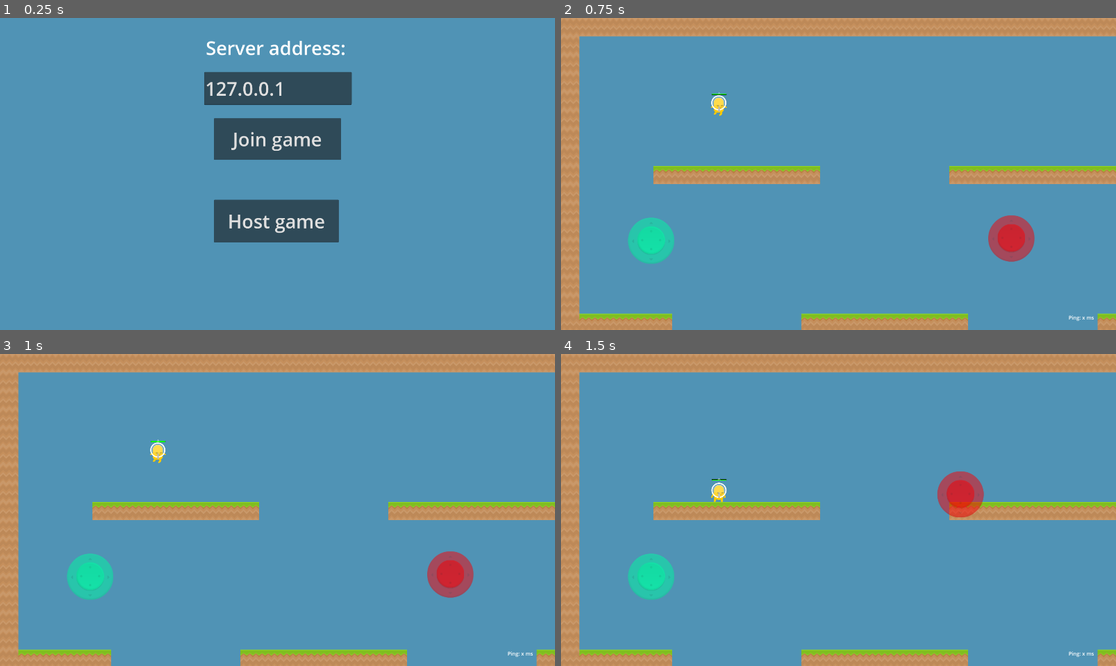
Above: before the commit, frames 1-4 (two rows, left to right).
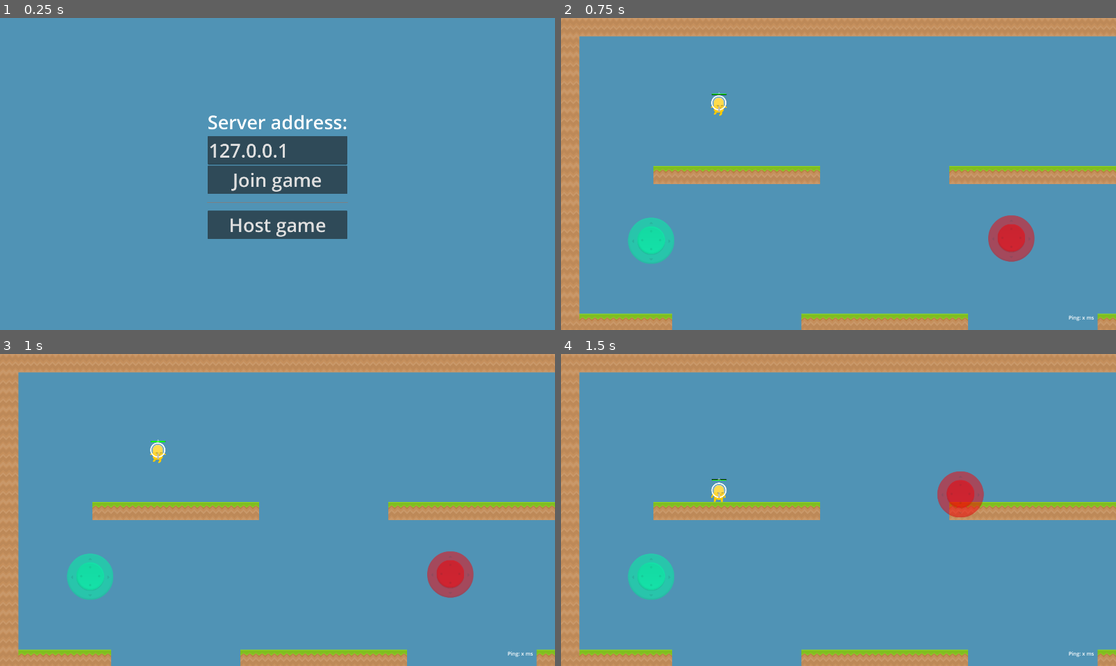
Above: after the commit, the same moments.

Repository: pekuja/rocket-tag-mobile
Game: Godot game, scene res://scenes/main_menu.tscn
Same seed, same stepped clock (60 frames per second), same inputs: the game is played once before the commit and once after it.
Inputs (mouse positions are in pixels of both pictures, inside the frame that each line leads up to):
- Up to frame 1 (0.25 s): no input
- Up to frame 2 (0.75 s): click "Join game" at 0.5 s
- Up to frame 3 (1 s): no input
- Up to frame 4 (1.5 s): move the mouse to (960, 494) at 1.27 s; click (960, 494) at 1.42 s

The runs differ from the first frame. In frame 1, 9.7% of the frame differs, in the area x 36-64%, y 7-72%; in frame 2, nothing differs; in frame 3, nothing differs; in frame 4, nothing differs.

Commit message:
Added some UI layout nodes to make the main menu appear more consistent
Using horizontal and vertical flow containers to lay it out. I would have expected the manually positioned UI elements to work well enough, but for some reason it appeared very differently on mobile. Now with the layout nodes it's more consistent, even if it could be improved.

Diff:
--- a/scenes/main_menu.gd
+++ b/scenes/main_menu.gd
@@ -3,7 +3,7 @@
 @export var server_scene : PackedScene
 @export var client_scene : PackedScene
 
-@onready var _serverAddressLineEdit = $ServerAddress
+@onready var _serverAddressLineEdit = $HFlowContainer/VFlowContainer/ServerAddress
 
 const SETTINGS_FILE_NAME = "user://settings.cfg"
 
--- a/scenes/main_menu.tscn
+++ b/scenes/main_menu.tscn
@@ -16,50 +16,53 @@
 server_scene = ExtResource("2_xc8l4")
 client_scene = ExtResource("3_6bhb5")
 
-[node name="JoinButton" type="Button" parent="."]
-layout_mode = 0
-offset_left = 740.0
-offset_top = 347.0
-offset_right = 1180.0
-offset_bottom = 491.0
+[node name="HFlowContainer" type="HFlowContainer" parent="."]
+layout_mode = 1
+anchors_preset = 15
+anchor_right = 1.0
+anchor_bottom = 1.0
+grow_horizontal = 2
+grow_vertical = 2
+
+[node name="Spacer Left" type="Control" parent="HFlowContainer"]
+layout_mode = 2
+size_flags_horizontal = 3
+
+[node name="VFlowContainer" type="VFlowContainer" parent="HFlowContainer"]
+custom_minimum_size = Vector2(0, 1080)
+layout_mode = 2
+theme = ExtResource("1_0x6nd")
+alignment = 1
+
+[node name="Label" type="Label" parent="HFlowContainer/VFlowContainer"]
+layout_mode = 2
+theme = ExtResource("1_0x6nd")
+text = "Server address:"
+horizontal_alignment = 1
+
+[node name="ServerAddress" type="LineEdit" parent="HFlowContainer/VFlowContainer"]
+layout_mode = 2
+theme = ExtResource("1_0x6nd")
+text = "127.0.0.1"
+
+[node name="JoinButton" type="Button" parent="HFlowContainer/VFlowContainer"]
+layout_mode = 2
 theme = ExtResource("1_0x6nd")
 text = "Join game"
 
-[node name="HostButton" type="Button" parent="."]
-layout_mode = 0
-offset_left = 740.0
-offset_top = 629.0
-offset_right = 1172.0
-offset_bottom = 777.0
+[node name="HSeparator" type="HSeparator" parent="HFlowContainer/VFlowContainer"]
+custom_minimum_size = Vector2(0, 50)
+layout_mode = 2
+
+[node name="HostButton" type="Button" parent="HFlowContainer/VFlowContainer"]
+layout_mode = 2
 theme = ExtResource("1_0x6nd")
 text = "Host game
 "
 
-[node name="Label" type="Label" parent="."]
-layout_mode = 0
-offset_left = 675.0
-offset_top = 58.0
-offset_right = 1234.0
-offset_bottom = 148.0
-theme = ExtResource("1_0x6nd")
-text = "Server address:"
-horizontal_alignment = 1
+[node name="Spacer Right" type="Control" parent="HFlowContainer"]
+layout_mode = 2
+size_flags_horizontal = 3
 
-[node name="ServerAddress" type="LineEdit" parent="."]
-layout_mode = 1
-anchors_preset = 8
-anchor_left = 0.5
-anchor_top = 0.5
-anchor_right = 0.5
-anchor_bottom = 0.5
-offset_left = -254.0
-offset_top = -353.0
-offset_right = 257.0
-offset_bottom = -239.0
-grow_horizontal = 2
-grow_vertical = 2
-theme = ExtResource("1_0x6nd")
-text = "127.0.0.1"
-
-[connection signal="pressed" from="JoinButton" to="." method="_on_join_game_pressed"]
-[connection signal="pressed" from="HostButton" to="." method="_on_host_game_pressed"]
+[connection signal="pressed" from="HFlowContainer/VFlowContainer/JoinButton" to="." method="_on_join_game_pressed"]
+[connection signal="pressed" from="HFlowContainer/VFlowContainer/HostButton" to="." method="_on_host_game_pressed"]
